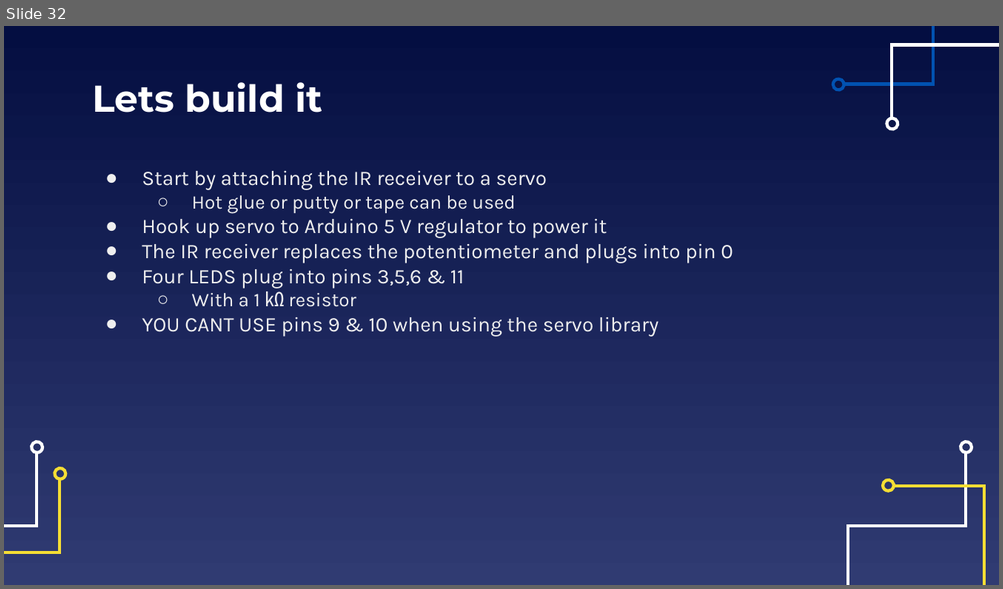
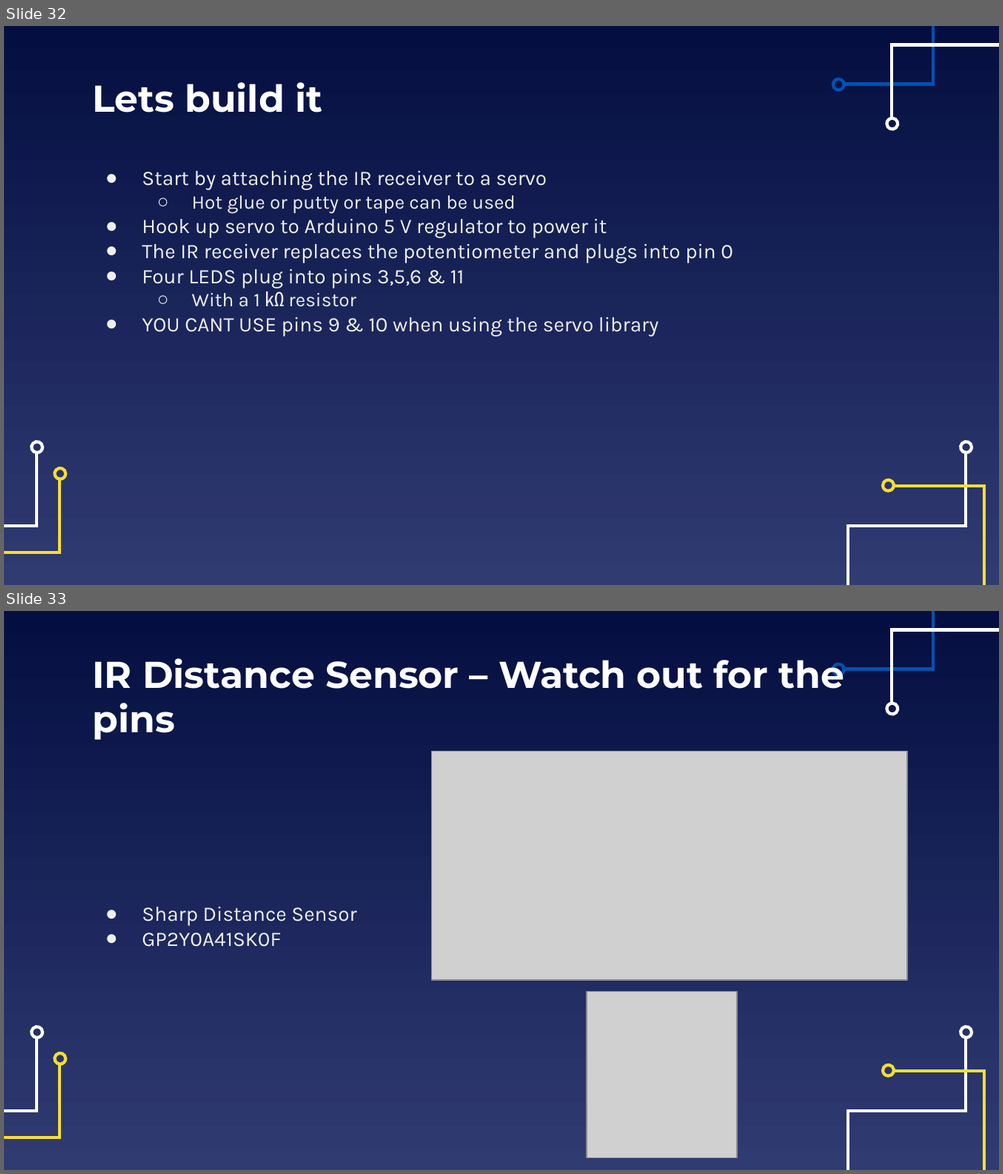
Before and after one commit to EELabMan/Arduino-3-Motors-and-Servos, a slide deck: Arduino Workshop 3 Motors and Servos.pptx. Shown one above the other, each under a label of ours: slide 32 before the commit, slides 32 and 33 after it. The pictures are 1003x589 and 1003x1174 pixels, drawn with LibreOffice and Linux fonts; fonts in the diff are those of the drawing; grey boxes stand for pictures. Boxes give left, top, right and bottom in pixels: in the first picture for what was removed or moved away, otherwise in the second. Text is boxed around its words. In the diff, an @@ line names an element or a change of style, - is before the commit and + after.

Commit message:
Update Arduino Workshop 3 Motors and Servos.pptx
Added IR Sensor Pinout

```diff
--- a/Arduino Workshop 3 Motors and Servos.pptx
+++ b/Arduino Workshop 3 Motors and Servos.pptx
@@ slide 33 added at <box>4,611,999,1170</box>, background gradient #040E41 to #303B72; not listed: 12 template elements that a slide beside it also shows @@
@@ title added at <box>92,658,845,740</box>, 27 pt, text #FFFFFF, bold @@
+IR Distance Sensor – Watch out for the pins
@@ picture added at <box>432,752,907,980</box> @@
@@ text added at <box>142,907,356,947</box>, 15 pt, text #EFEFEF @@
+● Sharp Distance Sensor
+● GP2Y0A41SK0F
@@ picture added at <box>587,992,737,1159</box> @@
```
Also in this commit, not shown: 5 slides changed.
